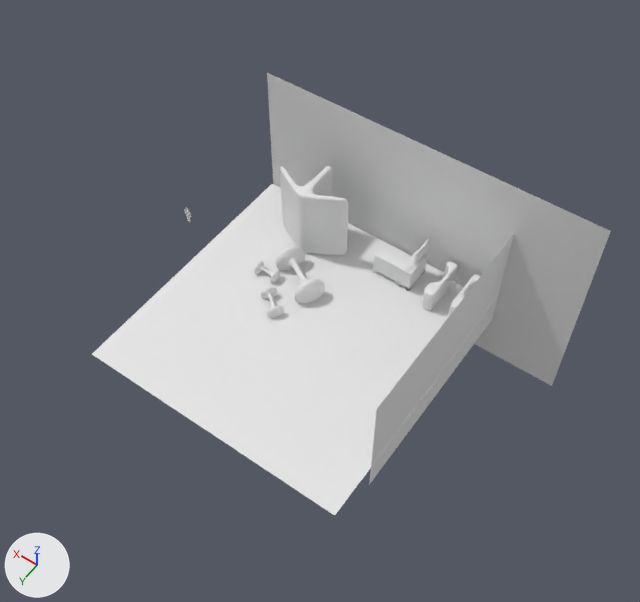
What one commit did to the Blender file blender files/gym.blend.
The view is the same before and after, from a 50 mm lens placed at (-72.5, 141.8, 205.8), pointed at (16.7, 16.9, 9.6). Lighting does not change. The marker at lower left points along +X, +Y and +Z.
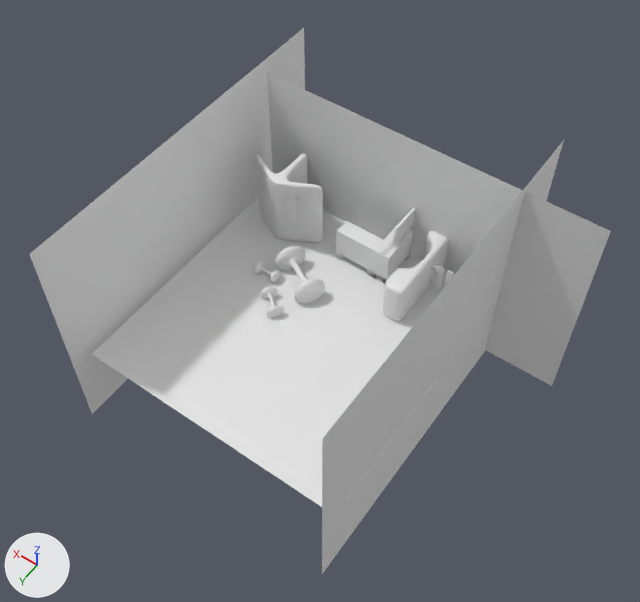
Commit message: organizing gym scene

The change in detail:
me_plane_003 is used by ob_plane_003; location (63.1, 18.3, 17.7); rotation (-1.571, 0.0, 0.0), in degrees (-90, 0, 0); scale (1.44, 3.1, 1.44).
me_plane_003 had 140 vertices, 90 faces, 1 loose edge and spanned x -0.9..0.77, y -0.88..1.04, z 0.0.
me_plane_003 now has 4 vertices, 1 face and spans x -1.0..1.0, y -1.0..1.0, z 0.0.
me_plane_003 part 1: the loose piece of 86 vertices spanning x -0.9..0.77, y -0.54..1.04, z 0.0 is rebuilt with 4 vertices and now spans x -1.0..1.0, y -1.0..1.0, z 0.0.
Mesh me_plane_004_1 is new.
It has 342 vertices, 333 faces and spans x -0.773..0.64, y -0.595..0.575, z -0.1..0.0.
Mesh me_plane_003_1 is new.
It has 280 vertices, 263 faces, 2 loose edges and spans x -0.9..0.77, y -0.88..1.04, z -0.1..0.0.
Object 'table' (ob_table) moves from (3.5, -11.9, 3.9) to (11.1, -12.2, 6.1).
Object 'table' (ob_table) is rescaled from (1.77, 4.55, 4.12) to (2.57, 6.6, 5.96).
Object 'monitor1' (ob_monitor1) moves from (2.6, -14.1, 10.8) to (9.8, -15.4, 16.2).
Object 'monitor1' (ob_monitor1) is rescaled from (1.77, 1.77, 1.77) to (2.57, 2.57, 2.57).
Object 'keyboard' (ob_keyboard) moves from (3.5, -9.8, 8.1) to (11.1, -9.1, 12.2).
Object 'keyboard' (ob_keyboard) is rescaled from (0.149, 2.01, 0.622) to (0.216, 2.91, 0.901).
Object 'table.001' (ob_table_001) moves from (9.9, -9.2, 3.9) to (20.3, -8.3, 6.1).
Object 'table.001' (ob_table_001) is rescaled from (1.77, 4.55, 4.12) to (2.57, 6.6, 5.96).
Object 'Plane.002' (ob_plane_002) is rescaled from (-19.3, -33.8, -33.8) to (-37.0, -55.4, -33.8).
Object 'barriergym' (ob_barriergym) moves from (-10.2, -11.8, 3.8) to (-7.2, -8.9, 7.1).
Object 'barriergym' (ob_barriergym) is rescaled from (2.42, 2.42, 2.42) to (4.46, 4.46, 4.46).
Object 'Cube' (ob_cube) moves from (36.9, -7.5, 7.9) to (45.9, -7.5, 7.9).
Object 'Plane.003' (ob_plane_003) moves from (63.1, 18.3, 17.7) to (64.8, 13.3, 8.9).
Object 'Plane.003' (ob_plane_003) turns from (-90, 0, 0) to (0, 90, 0) degrees about x, y and z.
Object 'Plane.003' (ob_plane_003) is rescaled from (1.44, 3.1, 1.44) to (-37.0, -55.4, -33.8).
Object 'woman' (ob_woman) is new; it shows me_plane_004_1.
Its location is (51.5, -3.8, 15.9).
Its rotation in degrees is (90, 0, -26).
Its scale is (4.1, 10.0, 4.1).
Object 'man' (ob_man) is new; it shows me_plane_003_1.
Its location is (40.7, -2.7, 16.3).
Its rotation in degrees is (-90, 0, 22).
Its scale is (2.84, 6.09, 2.84).

Where the change shows, as pixel boxes (x1, y1, x2, y2) in the pictures (640 x 602 px):
'Plane.003', reshaped, moved, turned, rescaled: before (184, 207, 191, 222); after (30, 28, 305, 414)
'Plane.002', rescaled (66% wider, 73% taller): before (369, 234, 514, 485); after (322, 140, 564, 574)
'Cube', moved: before (280, 166, 348, 255); after (256, 153, 323, 243)
'barriergym', moved, rescaled: before (422, 261, 480, 317); after (383, 231, 455, 321)
'table.001', moved, rescaled (37% wider, 44% taller): before (373, 248, 407, 286); after (336, 221, 383, 276)
'table', moved, rescaled (45% wider, 45% taller): before (399, 250, 427, 291); after (372, 224, 413, 284)
'monitor1', moved, rescaled (44% wider, 41% taller): before (414, 239, 429, 265); after (393, 208, 415, 245)
'man', added: after (285, 194, 301, 223)
'keyboard', moved, rescaled (50% wider, 42% taller): before (405, 261, 414, 272); after (380, 239, 394, 255)
'woman', added: after (261, 177, 270, 208)
part 1 of me_plane_003, rebuilt: before (184, 209, 191, 222); after (30, 28, 305, 414)
